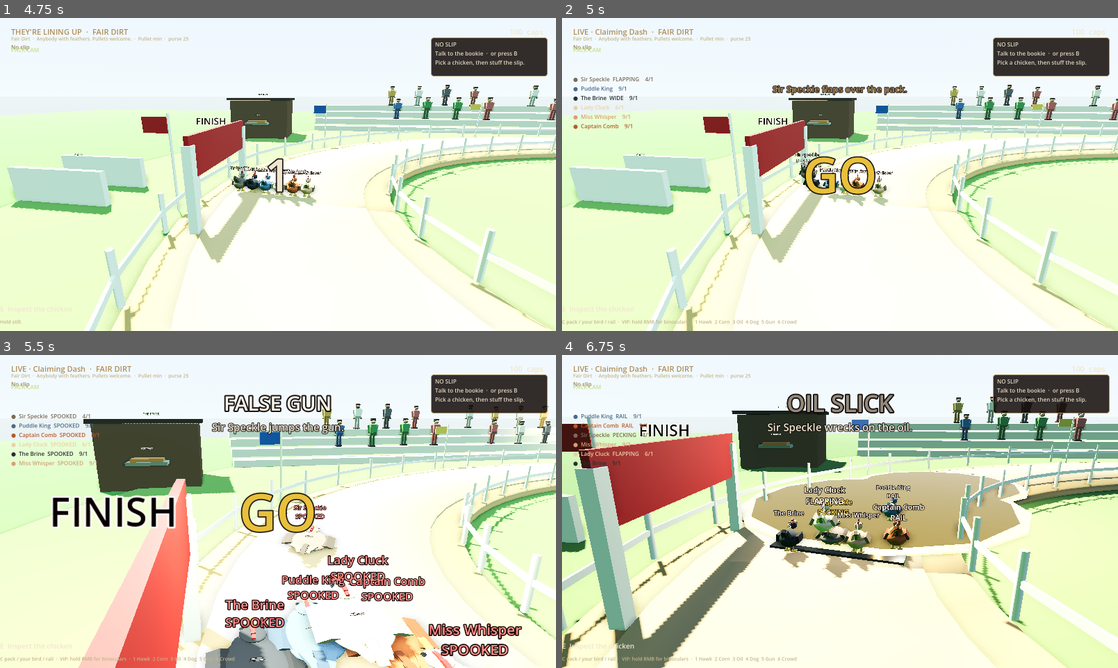
Above: before the commit, frames 1-4 (two rows, left to right).
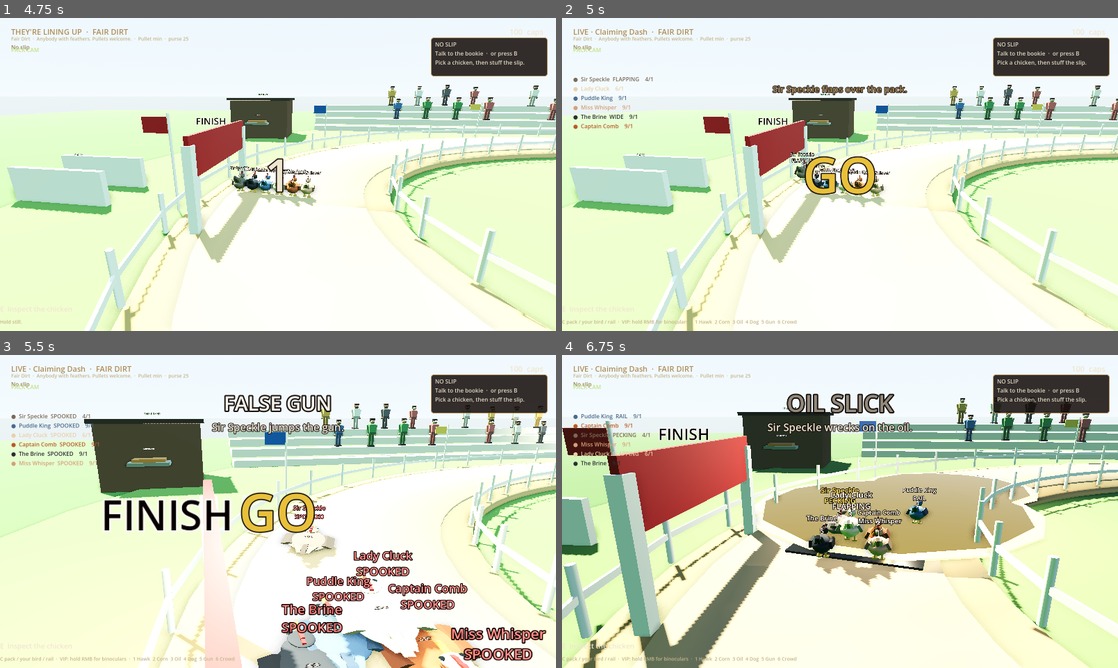
Above: after the commit, the same moments.

Repository: toadbros/gutter-odds
Game: Godot game, scene res://scenes/main.tscn
The game is run twice, just before and just after one commit, with the same random seed, the same clock (stepped at 60 frames per second) and the same inputs.
Inputs (mouse positions are in pixels of both pictures, inside the frame that each line leads up to):
- Up to frame 1 (4.75 s): click "Start the day · solo" at 0.5 s; click "LOCK THE WINDOW" at 1.25 s; tap B (open_bookie) every 0.75 s from 2 to 4.25 s; move the mouse to (305, 174) at 2.02 s; hold Right mouse button (binoculars) 2.03-2.78 s; hold W (move_forward) from 2.03 s (still down); click (305, 174) at 2.17 s; move the mouse to (250, 174) at 2.77 s; tap 2 (chaos_corn) at 2.85 s; move the mouse to (289, 168) at 3.52 s; hold 6 (chaos_crowd) 3.53-4.28 s; move the mouse to (272, 180) at 4.27 s; tap 4 (chaos_dog) at 4.35 s; click (272, 180) at 4.42 s
- Up to frame 2 (5 s): keep holding W (move_forward)
- Up to frame 3 (5.5 s): keep holding W (move_forward); tap B (open_bookie) at 5 s; move the mouse to (316, 514) at 5.02 s; hold 5 (chaos_gun) from 5.03 s (still down)
- Up to frame 4 (6.75 s): keep holding W (move_forward); tap B (open_bookie) at 5.75 s; move the mouse to (795, 508) at 5.77 s; release 5 (chaos_gun) at 5.78 s; tap 1 (chaos_hawk) at 5.85 s; move the mouse to (845, 511) at 6.52 s; hold 3 (chaos_oil) from 6.53 s (still down); click (845, 511) at 6.67 s

Frame 1 is identical in both runs. In frame 2, 1.4% of the frame differs, in the area x 0-100%, y 21-100%; in frame 3, 27%; in frame 4, 35%, in the area x 0-100%, y 13-100%.

Commit message:
Hotfix: dummy-physics bounce so race birds stop walking through each other.
Host now separates the field in track space (distance + groove) after
integrate, with a soft radius push and a small closing-velocity bounce.
Clients still interpolate host poses; a visual-only unstick covers interp
crosses. Adds --sep-smoke for a packed-field pairwise gap assert.

Co-authored-by: toadbros <toadbros@users.noreply.github.com>

Diff:
--- a/scripts/main.gd
+++ b/scripts/main.gd
@@ -20,6 +20,9 @@
 		return
 	if OS.get_cmdline_user_args().has("--tell-smoke"):
 		_run_tell_smoke()
+		return
+	if OS.get_cmdline_user_args().has("--sep-smoke"):
+		_run_sep_smoke()
 		return
 	_run_headless_smoke()
 
@@ -476,7 +479,123 @@
 			if yell != "THEY'RE IN":
 				push_error("SMOKE: finish yell missing")
 	print("SMOKE: feel mid-race flips=", flips, " beats=", beats)
+	var feel_gap := manager.min_pack_gap()
+	print("SMOKE: feel_min_gap=", snappedf(feel_gap, 0.01))
 	get_tree().quit()
+
+
+func _run_sep_smoke() -> void:
+	print("SMOKE: net_smooth=", "ok" if NetSmooth.smoke_check() else "FAIL")
+	Game.phase_changed.connect(func(phase: Game.Phase) -> void:
+		print("SMOKE: sep phase=", phase)
+		if phase != Game.Phase.OPEN:
+			return
+		await get_tree().process_frame
+		await get_tree().process_frame
+		var manager := get_tree().get_first_node_in_group("race_manager") as RaceManager
+		if manager == null or manager.field.size() < 2:
+			push_error("SMOKE: no packed field for sep")
+			get_tree().quit()
+			return
+		_probe_sep_pack(manager)
+		_probe_sep_chase(manager)
+		_probe_sep_client_interp(manager)
+		print("SMOKE: sep done")
+		get_tree().quit()
+	)
+	await get_tree().process_frame
+	await get_tree().process_frame
+	Game.begin_night()
+
+
+func _probe_sep_pack(manager: RaceManager) -> void:
+	manager.pack_for_sep_smoke()
+	var start_gap := manager.min_pack_gap()
+	print("SMOKE: packed_gap=", snappedf(start_gap, 0.001), " birds=", manager.field.size())
+	if start_gap > 0.12:
+		push_error("SMOKE: pack did not stack the field")
+	var worst := INF
+	var max_jump := 0.0
+	for i in 90:
+		var step: Dictionary = manager.step_sep_smoke(1.0 / 60.0)
+		if i >= 3:
+			max_jump = maxf(max_jump, float(step.get("max_jump", 0.0)))
+		if i >= 20:
+			worst = minf(worst, float(step.get("min_gap", 0.0)))
+	var end_gap := manager.min_pack_gap()
+	print(
+		"SMOKE: pack_end_gap=", snappedf(end_gap, 0.001),
+		" pack_worst=", snappedf(worst, 0.001),
+		" pack_max_jump=", snappedf(max_jump, 0.001)
+	)
+	if worst < 0.26:
+		push_error("SMOKE: packed field stayed overlapping (worst %.3f)" % worst)
+	if end_gap < 0.28:
+		push_error("SMOKE: packed field did not separate (end %.3f)" % end_gap)
+	if max_jump > 0.14:
+		push_error("SMOKE: sep teleported a bird (jump %.3f)" % max_jump)
+
+
+func _probe_sep_chase(manager: RaceManager) -> void:
+	for i in manager.field.size():
+		var snail: Snail = manager.field[i]
+		snail.racing = true
+		snail.finished = false
+		snail.distance = 18.0 + float(i) * 0.10
+		snail.groove = 0.12
+		snail.height = 0.0
+		snail.vel = 2.0
+		snail.bump_along = 0.0
+		snail.bump_lat = 0.0
+		manager._place_on_track(snail, true)
+	var worst := INF
+	var max_jump := 0.0
+	for i in 60:
+		var step: Dictionary = manager.step_sep_smoke(1.0 / 60.0)
+		if i >= 3:
+			max_jump = maxf(max_jump, float(step.get("max_jump", 0.0)))
+		if i >= 15:
+			worst = minf(worst, float(step.get("min_gap", 0.0)))
+	print(
+		"SMOKE: chase_gap=", snappedf(manager.min_pack_gap(), 0.001),
+		" chase_worst=", snappedf(worst, 0.001),
+		" chase_max_jump=", snappedf(max_jump, 0.001)
+	)
+	if worst < 0.26:
+		push_error("SMOKE: same-lane chase overlapped (worst %.3f)" % worst)
+	if max_jump > 0.14:
+		push_error("SMOKE: chase teleported a bird (jump %.3f)" % max_jump)
+
+
+func _probe_sep_client_interp(manager: RaceManager) -> void:
+	var crossed: Array[Dictionary] = [
+		{"distance": 18.00, "groove": 0.20, "height": 0.0, "id": 0},
+		{"distance": 18.02, "groove": 0.20, "height": 0.0, "id": 1},
+	]
+	var before := _vis_plan_gap(manager, crossed[0], crossed[1])
+	manager._separate_vis_rows(crossed)
+	var after := _vis_plan_gap(manager, crossed[0], crossed[1])
+	print("SMOKE: vis_unstick ", snappedf(before, 0.001), "->", snappedf(after, 0.001))
+	if after < 0.28:
+		push_error("SMOKE: client vis still overlapping (%.3f)" % after)
+	var buf_a := NetSmooth.new()
+	var buf_b := NetSmooth.new()
+	buf_a.push_at(1.00, {"distance": 18.00, "groove": 0.10, "height": 0.0, "vel": 2.0, "along": 2.0})
+	buf_a.push_at(1.05, {"distance": 18.10, "groove": 0.10, "height": 0.0, "vel": 2.0, "along": 2.0})
+	buf_b.push_at(1.00, {"distance": 18.48, "groove": 0.10, "height": 0.0, "vel": 2.0, "along": 2.0})
+	buf_b.push_at(1.05, {"distance": 18.58, "groove": 0.10, "height": 0.0, "vel": 2.0, "along": 2.0})
+	var sa := buf_a.sample(1.125)
+	var sb := buf_b.sample(1.125)
+	var interp := _vis_plan_gap(manager, sa, sb)
+	print("SMOKE: interp_gap=", snappedf(interp, 0.001))
+	if interp < 0.30:
+		push_error("SMOKE: interpolated pair collapsed (%.3f)" % interp)
+
+
+func _vis_plan_gap(manager: RaceManager, a: Dictionary, b: Dictionary) -> float:
+	var along := float(a.get("distance", 0.0)) - float(b.get("distance", 0.0))
+	var lat := (float(a.get("groove", 0.0)) - float(b.get("groove", 0.0))) * manager.groove_span()
+	return Vector2(along, lat).length()
 
 
 func _run_chaos_smoke() -> void:
--- a/scripts/race_manager.gd
+++ b/scripts/race_manager.gd
@@ -48,6 +48,13 @@
 const SNAIL_SCENE := preload("res://scenes/snail.tscn")
 const RACE_HARD_CAP := 75.0
 const PHOTO_WAIT := 8.0
+# Dummy-physics radii in track meters. Body is ~0.28–0.32; soft starts earlier.
+const BIRD_BODY_R := 0.30
+const BIRD_SOFT_R := 0.42
+const SEP_ITERS := 3
+const SEP_MAX_STEP := 0.05
+const SEP_BOUNCE := 0.38
+const SEP_FLAP_Y := 0.11
 
 
 func _ready() -> void:
@@ -253,6 +260,7 @@
 		snail.groove = float(row.get("groove", snail.groove))
 		snail.height = float(row.get("height", snail.height))
 		snail.vel = float(row.get("vel", snail.vel))
+		snail.bump_along = float(row.get("bump_along", snail.bump_along))
 		snail.squish = float(row.get("squish", snail.squish))
 		snail.freeze_left = float(row.get("freeze_left", snail.freeze_left))
 		snail.chaos_tag = str(row.get("chaos_tag", snail.chaos_tag))
@@ -339,9 +347,14 @@
 		snail.tick_crawl(delta)
 	_jostle(delta)
 	_stamp_chaos_tags()
+	var span := groove_span()
 	for snail in field:
 		if snail.racing and not snail.finished:
-			snail.distance += snail.vel * snail.line_speed() * delta
+			snail.distance += (snail.vel * snail.line_speed() + snail.bump_along) * delta
+			snail.groove = clampf(snail.groove + snail.bump_lat / maxf(span, 0.001) * delta, 0.04, 0.96)
+			snail.decay_bump(delta)
+	_separate_field(delta)
+	for snail in field:
 		if not snail.finished and snail.distance >= track_length:
 			snail.finished = true
 			snail.racing = false
@@ -600,6 +613,7 @@
 			"groove": snail.groove,
 			"height": snail.height,
 			"vel": snail.vel,
+			"bump_along": snail.bump_along,
 			"squish": snail.squish,
 			"freeze_left": snail.freeze_left,
 			"chaos_tag": snail.chaos_tag,
@@ -723,13 +737,22 @@
 func _render_client_field() -> void:
 	if Game.phase != Game.Phase.RACE:
 		return
+	var vis_rows: Array[Dictionary] = []
 	for snail in field:
 		var vis := snail.sample_net_track()
+		vis_rows.append(vis)
 		if vis.is_empty():
 			continue
+		vis["id"] = snail.snail_id
 		snail.hint_visual_speed(float(vis.get("vel", snail.vel)))
+	# Soft visual unstick only — does not write host-owned distance/groove.
+	_separate_vis_rows(vis_rows)
+	for i in field.size():
+		var vis: Dictionary = vis_rows[i]
+		if vis.is_empty():
+			continue
 		# Snap to the interpolated curve sample; extra host-style lerp would add delay.
-		_place_on_track(snail, true, vis)
+		_place_on_track(field[i], true, vis)
 
 
 func _place_on_track(snail: Snail, snap: bool = false, vis: Dictionary = {}) -> void:
@@ -746,7 +769,7 @@
 		inward = -xf.basis.x
 	else:
 		inward = inward.normalized()
-	var usable := Game.TRACK_WIDTH * 0.78
+	var usable := groove_span()
 	var origin := xf.origin + inward * (0.5 - groove) * usable
 	origin.y = xf.origin.y + height + Game.TRACK_STAND_LIFT
 	var ahead := path.curve.sample_baked(clampf(d + 0.22, 0.0, length))
@@ -816,30 +839,7 @@
 						snail.told_slip = true
 						Game.announce("%s gets pinned and dumped." % snail.display_name)
 
-	# Soft overlap so feathers don't occupy the same dirt.
-	for i in field.size():
-		var a: Snail = field[i]
-		if a.finished:
-			continue
-		for j in range(i + 1, field.size()):
-			var b: Snail = field[j]
-			if b.finished:
-				continue
-			if absf(a.distance - b.distance) > ALONG:
-				continue
-			if absf(a.height - b.height) > 0.09:
-				continue
-			var gdiff := a.groove - b.groove
-			if absf(gdiff) > GROOVE:
-				continue
-			var push := 0.45 * delta
-			if absf(gdiff) < 0.001:
-				a.groove += push
-				b.groove -= push
-			else:
-				var s := signf(gdiff)
-				a.groove += s * push
-				b.groove -= s * push
+	# Pairwise bounce lives in _separate_field after distance integrate.
 
 	for snail in field:
 		var support := 0.0
@@ -860,6 +860,180 @@
 				snail.height_vel = 0.0
 		snail.groove = clampf(snail.groove, 0.04, 0.96)
 		snail.height = clampf(snail.height, 0.0, 0.28)
+
+
+func groove_span() -> float:
+	return Game.TRACK_WIDTH * 0.78
+
+
+func pair_plan_gap(a: Snail, b: Snail) -> float:
+	var along := a.distance - b.distance
+	var lat := (a.groove - b.groove) * groove_span()
+	return Vector2(along, lat).length()
+
+
+func pair_world_gap(a: Snail, b: Snail) -> float:
+	var pa := a.global_position
+	var pb := b.global_position
+	pa.y = 0.0
+	pb.y = 0.0
+	return pa.distance_to(pb)
+
+
+func min_pack_gap() -> float:
+	var best := INF
+	for i in field.size():
+		for j in range(i + 1, field.size()):
+			best = minf(best, pair_world_gap(field[i], field[j]))
+	return 0.0 if best == INF else best
+
+
+func pack_for_sep_smoke() -> void:
+	# Keep manager.racing false so _process does not also drive the card.
+	for i in field.size():
+		var snail: Snail = field[i]
+		snail.racing = true
+		snail.finished = false
+		snail.distance = 18.0 + float(i) * 0.012
+		snail.groove = 0.16
+		snail.height = 0.0
+		snail.height_vel = 0.0
+		snail.vel = 1.35
+		snail.bump_along = 0.0
+		snail.bump_lat = 0.0
+		snail.freeze_left = 0.0
+		snail.chaos_beat = Snail.ChaosBeat.NONE
+		snail.chaos_tag = ""
+		_place_on_track(snail, true)
+
+
+func step_sep_smoke(delta: float) -> Dictionary:
+	var before: Array[Vector3] = []
+	for snail in field:
+		before.append(snail.global_position)
+	var span := groove_span()
+	for snail in field:
+		if snail.racing and not snail.finished:
+			snail.distance += (snail.vel * snail.line_speed() + snail.bump_along) * delta
+			snail.groove = clampf(snail.groove + snail.bump_lat / maxf(span, 0.001) * delta, 0.04, 0.96)
+			snail.decay_bump(delta)
+	_separate_field(delta)
+	var max_jump := 0.0
+	for i in field.size():
+		_place_on_track(field[i], true)
+		var d: float = field[i].global_position.distance_to(before[i])
+		max_jump = maxf(max_jump, d)
+	return {
+		"min_gap": min_pack_gap(),
+		"min_plan": _min_plan_gap(),
+		"max_jump": max_jump,
+	}
+
+
+func _min_plan_gap() -> float:
+	var best := INF
+	for i in field.size():
+		for j in range(i + 1, field.size()):
+			best = minf(best, pair_plan_gap(field[i], field[j]))
+	return 0.0 if best == INF else best
+
+
+func _separate_field(delta: float) -> void:
+	var span := groove_span()
+	for _iter in SEP_ITERS:
+		for i in field.size():
+			var a: Snail = field[i]
+			if a.finished:
+				continue
+			for j in range(i + 1, field.size()):
+				var b: Snail = field[j]
+				if b.finished:
+					continue
+				_separate_pair(a, b, span, delta, true)
+	for snail in field:
+		snail.groove = clampf(snail.groove, 0.04, 0.96)
+		snail.distance = clampf(snail.distance, 0.0, maxf(track_length, 0.001))
+
+
+func _separate_vis_rows(rows: Array[Dictionary]) -> void:
+	var span := groove_span()
+	for _iter in 2:
+		for i in rows.size():
+			var a: Dictionary = rows[i]
+			if a.is_empty():
+				continue
+			for j in range(i + 1, rows.size()):
+				var b: Dictionary = rows[j]
+				if b.is_empty():
+					continue
+				_separate_vis_pair(a, b, span)
+
+
+func _separate_pair(a: Snail, b: Snail, span: float, delta: float, bounce: bool) -> void:
+	var flap := absf(a.height - b.height)
+	var stiff := 1.0
+	if flap > SEP_FLAP_Y:
+		# Flap-over can share a column; still glance so meshes don't sit inside each other.
+		stiff = 0.32
+	var along := a.distance - b.distance
+	var lat := (a.groove - b.groove) * span
+	var offset := _sep_axis(along, lat, a.snail_id, b.snail_id)
+	along = offset.x
+	lat = offset.y
+	var dist := offset.length()
+	if dist >= BIRD_SOFT_R:
+		return
+	var n_along := along / dist
+	var n_lat := lat / dist
+	var overlap := BIRD_SOFT_R - dist
+	if dist < BIRD_BODY_R:
+		overlap += (BIRD_BODY_R - dist) * 0.85
+	var u := clampf(1.0 - exp(-delta * 16.0), 0.18, 0.65)
+	var corr := minf(overlap * 0.5 * stiff * u, SEP_MAX_STEP)
+	a.distance += n_along * corr
+	b.distance -= n_along * corr
+	if span > 0.0001:
+		a.groove += n_lat * corr / span
+		b.groove -= n_lat * corr / span
+	if not bounce:
+		return
+	var a_along := a.vel * a.line_speed() + a.bump_along
+	var b_along := b.vel * b.line_speed() + b.bump_along
+	var rel := (a_along - b_along) * n_along + (a.bump_lat - b.bump_lat) * n_lat
+	if rel >= -0.04:
+		return
+	var j := -rel * SEP_BOUNCE * stiff
+	a.bump_along += n_along * j
+	b.bump_along -= n_along * j
+	a.bump_lat += n_lat * j
+	b.bump_lat -= n_lat * j
+
+
+func _separate_vis_pair(a: Dictionary, b: Dictionary, span: float) -> void:
+	if absf(float(a.get("height", 0.0)) - float(b.get("height", 0.0))) > SEP_FLAP_Y:
+		return
+	var along := float(a.get("distance", 0.0)) - float(b.get("distance", 0.0))
+	var lat := (float(a.get("groove", 0.0)) - float(b.get("groove", 0.0))) * span
+	var offset := _sep_axis(along, lat, int(a.get("id", 0)), int(b.get("id", 1)))
+	var dist := offset.length()
+	if dist >= BIRD_BODY_R:
+		return
+	var corr := minf((BIRD_BODY_R - dist) * 0.5, 0.035)
+	var n_along := offset.x / dist
+	var n_lat := offset.y / dist
+	a["distance"] = float(a.get("distance", 0.0)) + n_along * corr
+	b["distance"] = float(b.get("distance", 0.0)) - n_along * corr
+	if span > 0.0001:
+		a["groove"] = float(a.get("groove", 0.0)) + n_lat * corr / span
+		b["groove"] = float(b.get("groove", 0.0)) - n_lat * corr / span
+
+
+func _sep_axis(along: float, lat: float, id_a: int, id_b: int) -> Vector2:
+	if Vector2(along, lat).length() >= 0.0008:
+		return Vector2(along, lat)
+	var s := -1.0 if id_a < id_b else 1.0
+	var side := 1.0 if (id_a % 2) == 0 else -1.0
+	return Vector2(0.10 * s, 0.035 * side)
 
 
 func _inside_blocker(snail: Snail, along: float, groove: float) -> Snail:
--- a/scripts/snail.gd
+++ b/scripts/snail.gd
@@ -31,6 +31,8 @@
 var finish_time: float = 0.0
 var place: int = 0
 var vel: float = 0.0
+var bump_along: float = 0.0
+var bump_lat: float = 0.0
 var climb_timer: float = 0.0
 var chaos_beat: ChaosBeat = ChaosBeat.NONE
 var hunger: float = 80.0
@@ -146,6 +148,8 @@
 	finish_time = 0.0
 	place = 0
 	vel = 0.0
+	bump_along = 0.0
+	bump_lat = 0.0
 	freeze_left = 0.0
 	freeze_lock = 0.0
 	zone_hit = false
@@ -252,6 +256,8 @@
 	zone_hit = false
 	chaos_tag = ""
 	crop_boost = 0.0
+	bump_along = 0.0
+	bump_lat = 0.0
 	told_rail = false
 	told_climb = false
 	told_cut = false
@@ -293,7 +299,7 @@
 		net_smooth.clear()
 	var along := 0.0
 	if racing and not finished:
-		along = vel * line_speed()
+		along = vel * line_speed() + bump_along
 	net_smooth.push({
 		"distance": distance,
 		"groove": groove,
@@ -305,6 +311,18 @@
 
 func sample_net_track() -> Dictionary:
 	return net_smooth.sample()
+
+
+func decay_bump(delta: float) -> void:
+	var keep := exp(-delta * 6.5)
+	bump_along *= keep
+	bump_lat *= keep
+	if absf(bump_along) < 0.01:
+		bump_along = 0.0
+	if absf(bump_lat) < 0.01:
+		bump_lat = 0.0
+	bump_along = clampf(bump_along, -1.55, 1.55)
+	bump_lat = clampf(bump_lat, -1.8, 1.8)
 
 
 func hint_visual_speed(v: float) -> void:
